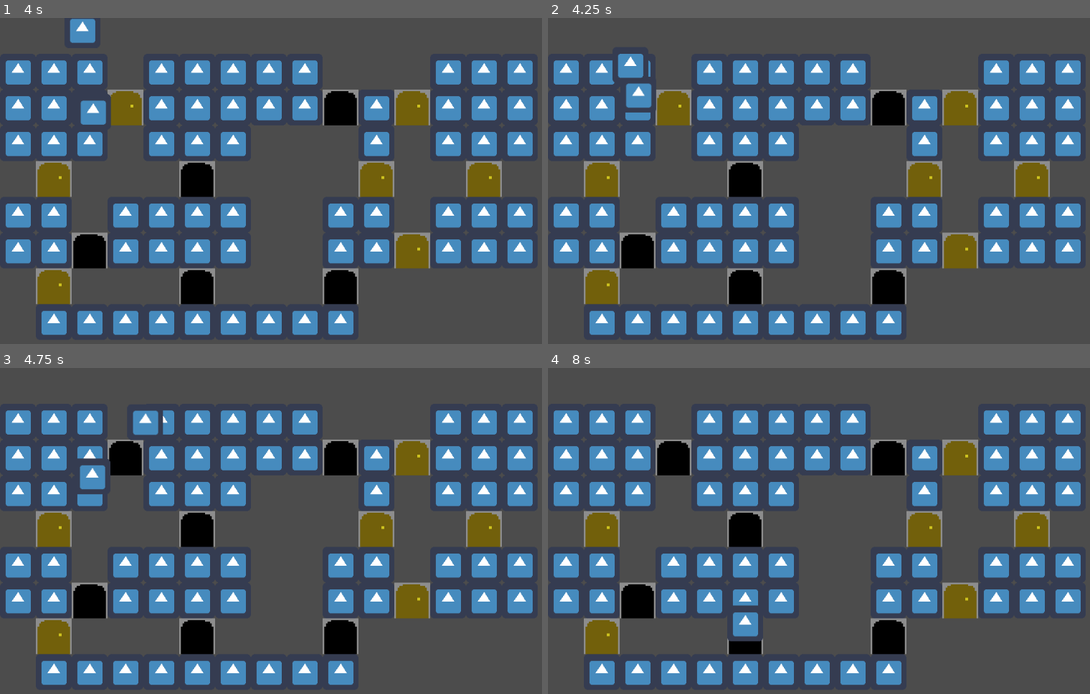
Above: before the commit, frames 1-4 (two rows, left to right).
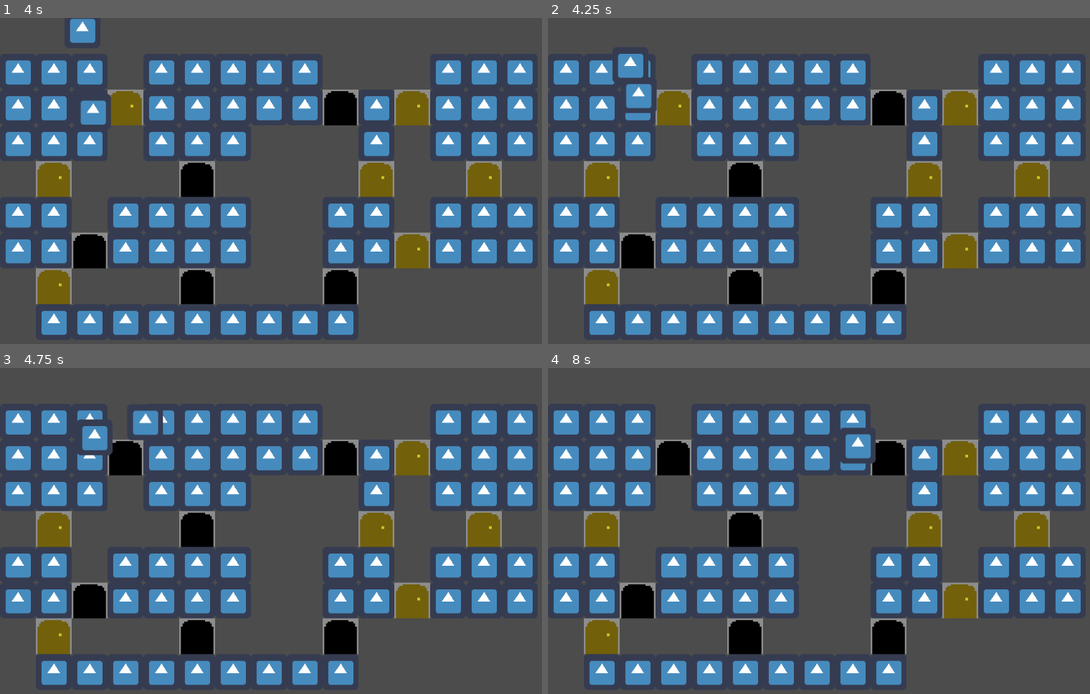
Above: after the commit, the same moments.

Repository: Omivel/LudemDare46
Game: Godot game, scene res://Levels/TestLevel.tscn
Same seed, same stepped clock (60 frames per second), same inputs: the game is played once before the commit and once after it. The engine's default icon, where the game draws it, is replaced by a stand-in: a white triangle on a blue panel in a dark square.
Inputs (mouse positions are in pixels of both pictures, inside the frame that each line leads up to):
- Up to frame 1 (4 s): move the mouse to (260, 252) at 0.52 s; press the mouse at (260, 252) at 0.53 s; hold Up (ui_up) 0.53-2.03 s; tap Space (ui_select) at 0.77, 1.52, 3.02, 3.77 s; move the mouse to (460, 236) at 1.27 s; release the mouse at (460, 236) at 1.28 s; click (460, 236) at 1.35 s; move the mouse to (113, 135) at 2.02 s; press the mouse at (113, 135) at 2.03 s; hold Left (ui_left) 2.03-3.53 s; move the mouse to (314, 184) at 2.77 s; release the mouse at (314, 184) at 2.78 s; click (314, 184) at 2.85 s; move the mouse to (200, 102) at 3.52 s; press the mouse at (200, 102) at 3.53 s; hold Down (ui_down) from 3.53 s (still down)
- Up to frame 2 (4.25 s): keep holding Down (ui_down)
- Up to frame 3 (4.75 s): move the mouse to (411, 517) at 4.27 s; release Down (ui_down) at 4.28 s; release the mouse at (411, 517) at 4.28 s; hold Right (ui_right) from 4.28 s (still down); click (411, 517) at 4.35 s; tap Space (ui_select) at 4.52 s
- Up to frame 4 (8 s): move the mouse to (721, 553) at 5.02 s; release Right (ui_right) at 5.03 s; press the mouse at (721, 553) at 5.03 s; hold Up (ui_up) 5.03-5.78 s; move the mouse to (889, 462) at 5.77 s; release the mouse at (889, 462) at 5.78 s; hold Right (ui_right) from 5.78 s (still down); click (889, 462) at 5.85 s; tap Space (ui_select) at 6.02, 6.77, 7.52 s; move the mouse to (808, 602) at 6.52 s; press the mouse at (808, 602) at 6.53 s; move the mouse to (1008, 586) at 7.27 s; release the mouse at (1008, 586) at 7.28 s; click (1008, 586) at 7.35 s

Frame 1 is identical in both runs. In frame 2, less than 0.1% of the frame differs, in the area x 14-21%, y 18-30%; in frame 3, 0.9%; in frame 4, 1.2%, in the area x 33-61%, y 18-84%.

Commit message:
Chase and catch

Diff:
--- a/game/Scenes/Monster/Monster.gd
+++ b/game/Scenes/Monster/Monster.gd
@@ -1,10 +1,15 @@
 extends KinematicBody2D
 class_name Monster
+
+onready var vision = $Vision
+onready var chaseTimer = $ChaseTimer
+onready var chaseUpdate = $ChaseUpdateTimer
+onready var atack = $Atack
 
 #how close to its pathfindng goal the monster hase to be to check it off its list
 const TOLERENCE := 11
 
-export var running_speed : float = 250
+export var running_speed : float = 200
 export var walking_speed : float = 75
 
 #left uninitialized to be initialized with an outside call
@@ -19,9 +24,13 @@
 
 var placesToGo = []
 
+
 # Called when the node enters the scene tree for the first time.
 func _ready():
-	$Vision.connect("body_entered", self, "_new_target")
+	vision.connect("body_entered", self, "_new_target")
+	chaseTimer.connect("timeout", self, "_end_chase")
+	chaseUpdate.connect("timeout", self, "_update_target_path")
+	atack.connect("body_entered", self, "_catch")
 	pass # Replace with function body.
 
 # warning-ignore:unused_argument
@@ -40,6 +49,8 @@
 		placesToGo.shuffle()
 		newPath(pathfinding.get_simple_path(global_position, placesToGo[0], false))
 
+func _catch(caught):
+	print("I caught "+str(caught))
 
 func newPath(newPath : PoolVector2Array):
 	path = newPath
@@ -52,12 +63,16 @@
 		speed = running_speed
 		target = new_target
 		newPath(pathfinding.get_simple_path(global_position, target.get_global_position(), false))
+		chaseTimer.start()
+		chaseUpdate.start()
 
 func _update_target_path():
-	pass
+	newPath(pathfinding.get_simple_path(global_position, target.get_global_position(), false))
 
 func _end_chase():
+	chaseUpdate.stop()
 	target = null
+	path = []
 	speed = walking_speed
 
 func map_updated():
--- a/game/Scenes/Monster/Monster.tscn
+++ b/game/Scenes/Monster/Monster.tscn
@@ -16,6 +16,9 @@
 [sub_resource type="CircleShape2D" id=3]
 radius = 100.0
 
+[sub_resource type="CircleShape2D" id=4]
+radius = 12.0
+
 [node name="Monster" type="KinematicBody2D"]
 script = ExtResource( 2 )
 
@@ -26,7 +29,22 @@
 shape = SubResource( 2 )
 
 [node name="Vision" type="Area2D" parent="."]
+visible = false
 monitorable = false
 
 [node name="CollisionShape2D" type="CollisionShape2D" parent="Vision"]
 shape = SubResource( 3 )
+
+[node name="Atack" type="Area2D" parent="."]
+
+[node name="CollisionShape2D" type="CollisionShape2D" parent="Atack"]
+shape = SubResource( 4 )
+
+[node name="ChaseTimer" type="Timer" parent="."]
+process_mode = 0
+wait_time = 10.0
+one_shot = true
+
+[node name="ChaseUpdateTimer" type="Timer" parent="."]
+process_mode = 0
+wait_time = 0.2
Not shown: 1 places in game/Scenes/Monster/Monster.tscn that only renumber resources
